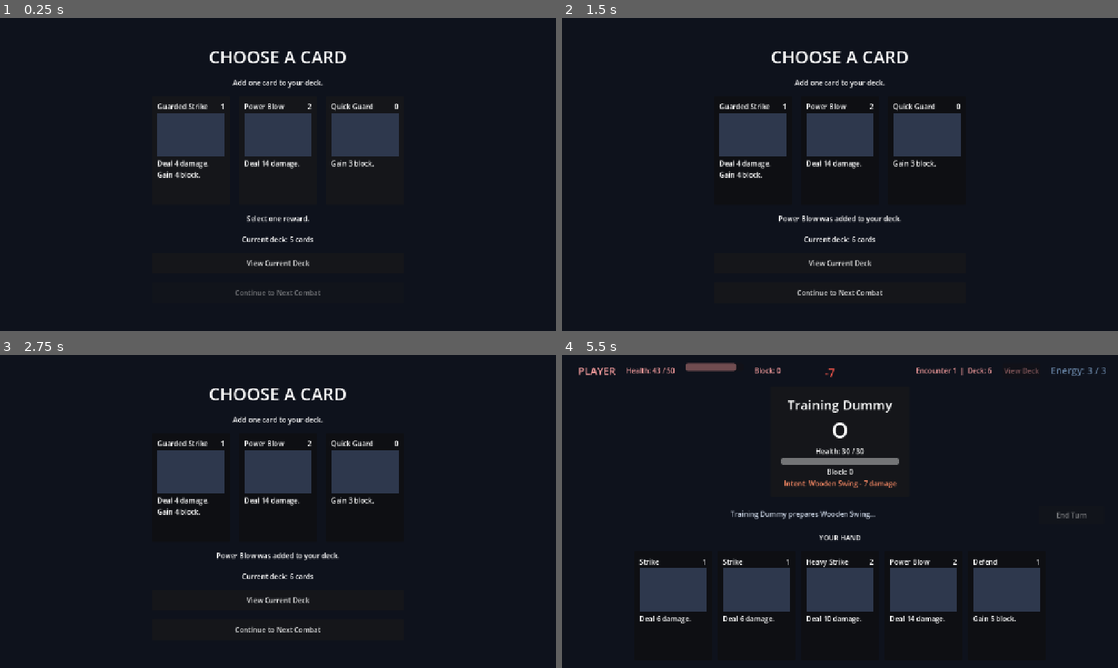
Above: before the commit, frames 1-4 (two rows, left to right).
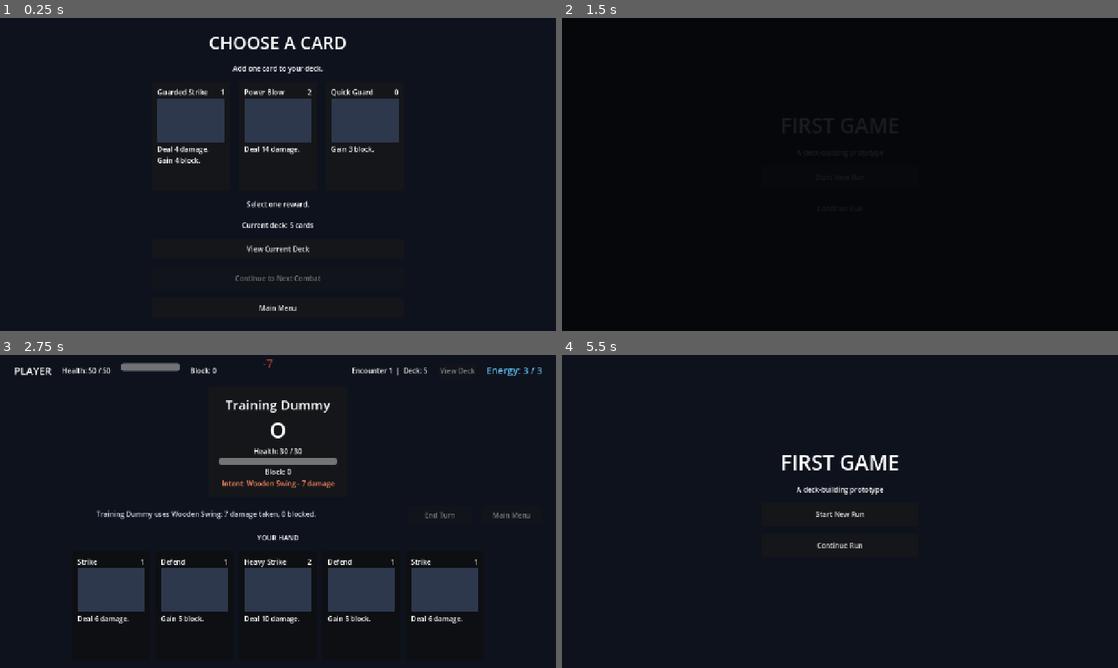
Above: after the commit, the same moments.

Repository: tucktown/gadot_first_game
Game: Godot game, scene res://screens/card_reward.tscn
Two runs of this game, one before a commit and one after it. Both use one fixed random seed, a clock stepped at 60 frames per second and the inputs below. This scene is started directly instead of the project's main scene.
Inputs (mouse positions are in pixels of both pictures, inside the frame that each line leads up to):
- Up to frame 1 (0.25 s): no input
- Up to frame 2 (1.5 s): click (840, 309) at 0.5 s, where only the run after the commit has a clickable "Main Menu"; click (840, 177) at 1.25 s, where only the run after the commit has a clickable "Start New Run"
- Up to frame 3 (2.75 s): click (439, 514) at 2 s, where only the run after the commit has a clickable "End Turn"
- Up to frame 4 (5.5 s): click (840, 630) at 2.75 s, where only the run before the commit has a clickable "Continue to Next Combat"; click "End Turn" at 3.5 s; move the mouse to (962, 495) at 4.27 s; click (1073, 514) at 5 s, where only the run after the commit has a clickable "Main Menu"

The runs differ from the first frame. In frame 1, 6.6% of the frame differs, in the area x 28-72%, y 6-94%; in frame 2, 7.4%; in frame 3, 18%, in the area x 2-98%, y 1-89%; in frame 4, 13%.

Commit message:
Add save and continue support

Diff:
--- a/combat/combat_screen.gd
+++ b/combat/combat_screen.gd
@@ -20,6 +20,7 @@
 @onready var hand_container: HBoxContainer = %Hand
 @onready var end_turn_button: Button = %EndTurnButton
 @onready var view_deck_button: Button = %ViewDeckButton
+@onready var main_menu_button: Button = %MainMenuButton
 @onready var result_overlay: Control = %ResultOverlay
 @onready var result_title: Label = %ResultTitle
 @onready var result_action_button: Button = %ResultActionButton
@@ -64,6 +65,7 @@
 	enemy_intent_label.text = _get_intent_text(enemy.get_move(state.enemy_turn_index))
 	end_turn_button.disabled = input_locked or state.phase != CombatState.Phase.PLAYER_TURN
 	view_deck_button.disabled = input_locked
+	main_menu_button.disabled = input_locked
 	result_overlay.visible = state.phase in [CombatState.Phase.WON, CombatState.Phase.LOST]
 	if state.phase == CombatState.Phase.WON:
 		result_title.text = "VICTORY"
@@ -150,6 +152,7 @@
 		_spawn_floating_value("+%d BLOCK" % result.enemy_block_gained, enemy_panel, Color(0.35, 0.75, 1.0))
 
 	if state.phase == CombatState.Phase.LOST:
+		RunState.clear_saved_run()
 		message_label.text = "%s uses %s. You were defeated." % [
 			enemy.display_name,
 			result.move_name,
@@ -187,6 +190,11 @@
 	SceneTransition.transition_to("res://screens/main.tscn")
 
 
+func _on_main_menu_button_pressed() -> void:
+	if not input_locked:
+		SceneTransition.transition_to("res://screens/main.tscn")
+
+
 func _on_view_deck_button_pressed() -> void:
 	if input_locked or get_node_or_null("DeckViewer"):
 		return
@@ -215,6 +223,7 @@
 	input_locked = locked
 	end_turn_button.disabled = locked or state.phase != CombatState.Phase.PLAYER_TURN
 	view_deck_button.disabled = locked
+	main_menu_button.disabled = locked
 	for child in hand_container.get_children():
 		if child is CardView:
 			child.set_playable(not locked and state.can_play(child.card))
--- a/combat/combat_screen.tscn
+++ b/combat/combat_screen.tscn
@@ -167,6 +167,13 @@
 mouse_default_cursor_shape = 2
 text = "End Turn"
 
+[node name="MainMenuButton" type="Button" parent="PageMargin/Layout/ActionBar"]
+unique_name_in_owner = true
+custom_minimum_size = Vector2(140, 42)
+layout_mode = 2
+mouse_default_cursor_shape = 2
+text = "Main Menu"
+
 [node name="HandHeading" type="Label" parent="PageMargin/Layout"]
 layout_mode = 2
 text = "YOUR HAND"
@@ -241,6 +248,7 @@
 text = "Return to Title"
 
 [connection signal="pressed" from="PageMargin/Layout/ActionBar/EndTurnButton" to="." method="_on_end_turn_button_pressed"]
+[connection signal="pressed" from="PageMargin/Layout/ActionBar/MainMenuButton" to="." method="_on_main_menu_button_pressed"]
 [connection signal="pressed" from="PageMargin/Layout/StatusBar/ViewDeckButton" to="." method="_on_view_deck_button_pressed"]
 [connection signal="pressed" from="ResultOverlay/Center/Panel/Margin/Content/ResultActionButton" to="." method="_on_result_action_button_pressed"]
 [connection signal="pressed" from="ResultOverlay/Center/Panel/Margin/Content/TitleButton" to="." method="_on_title_button_pressed"]
--- a/screens/card_reward.gd
+++ b/screens/card_reward.gd
@@ -44,6 +44,10 @@
 		SceneTransition.transition_to("res://combat/combat_screen.tscn")
 
 
+func _on_main_menu_button_pressed() -> void:
+	SceneTransition.transition_to("res://screens/main.tscn")
+
+
 func _on_view_deck_button_pressed() -> void:
 	if get_node_or_null("DeckViewer"):
 		return
--- a/screens/card_reward.tscn
+++ b/screens/card_reward.tscn
@@ -79,5 +79,12 @@
 disabled = true
 text = "Continue to Next Combat"
 
+[node name="MainMenuButton" type="Button" parent="Center/Content"]
+custom_minimum_size = Vector2(240, 46)
+layout_mode = 2
+mouse_default_cursor_shape = 2
+text = "Main Menu"
+
 [connection signal="pressed" from="Center/Content/ContinueButton" to="." method="_on_continue_button_pressed"]
+[connection signal="pressed" from="Center/Content/MainMenuButton" to="." method="_on_main_menu_button_pressed"]
 [connection signal="pressed" from="Center/Content/ViewDeckButton" to="." method="_on_view_deck_button_pressed"]
--- a/screens/main.gd
+++ b/screens/main.gd
@@ -1,6 +1,21 @@
 extends Control
+
+@onready var continue_button: Button = %ContinueButton
+@onready var status_label: Label = %StatusLabel
+
+
+func _ready() -> void:
+	continue_button.visible = RunState.has_saved_run()
 
 
 func _on_start_pressed() -> void:
 	RunState.start_new_run()
 	SceneTransition.transition_to("res://combat/combat_screen.tscn")
+
+
+func _on_continue_pressed() -> void:
+	if RunState.load_saved_run():
+		SceneTransition.transition_to(RunState.get_resume_scene())
+		return
+	status_label.text = "The saved run could not be loaded and was removed."
+	continue_button.visible = false
--- a/screens/main.tscn
+++ b/screens/main.tscn
@@ -48,6 +48,22 @@
 [node name="Start" type="Button" parent="Center/Menu"]
 custom_minimum_size = Vector2(240, 54)
 layout_mode = 2
-text = "Start Prototype"
+mouse_default_cursor_shape = 2
+text = "Start New Run"
+
+[node name="ContinueButton" type="Button" parent="Center/Menu"]
+unique_name_in_owner = true
+custom_minimum_size = Vector2(240, 54)
+layout_mode = 2
+mouse_default_cursor_shape = 2
+text = "Continue Run"
+
+[node name="StatusLabel" type="Label" parent="Center/Menu"]
+unique_name_in_owner = true
+custom_minimum_size = Vector2(360, 24)
+layout_mode = 2
+theme_override_colors/font_color = Color(1, 0.55, 0.4, 1)
+horizontal_alignment = 1
 
 [connection signal="pressed" from="Center/Menu/Start" to="." method="_on_start_pressed"]
+[connection signal="pressed" from="Center/Menu/ContinueButton" to="." method="_on_continue_pressed"]
--- a/systems/run_state.gd
+++ b/systems/run_state.gd
@@ -1,24 +1,38 @@
 extends Node
 
+const SAVE_VERSION := 1
 const STRIKE_CARD := preload("res://cards/definitions/strike.tres")
 const DEFEND_CARD := preload("res://cards/definitions/defend.tres")
 const HEAVY_STRIKE_CARD := preload("res://cards/definitions/heavy_strike.tres")
+const GUARDED_STRIKE_CARD := preload("res://cards/definitions/guarded_strike.tres")
+const POWER_BLOW_CARD := preload("res://cards/definitions/power_blow.tres")
+const QUICK_GUARD_CARD := preload("res://cards/definitions/quick_guard.tres")
 const TRAINING_DUMMY := preload("res://enemies/definitions/training_dummy.tres")
 const RAIDER := preload("res://enemies/definitions/raider.tres")
 const GUARDIAN := preload("res://enemies/definitions/guardian.tres")
 const ENCOUNTERS: Array[EnemyData] = [TRAINING_DUMMY, RAIDER, GUARDIAN]
+const CARD_CATALOG := {
+	&"strike": STRIKE_CARD,
+	&"defend": DEFEND_CARD,
+	&"heavy_strike": HEAVY_STRIKE_CARD,
+	&"guarded_strike": GUARDED_STRIKE_CARD,
+	&"power_blow": POWER_BLOW_CARD,
+	&"quick_guard": QUICK_GUARD_CARD,
+}
 
 var max_health: int = 50
 var current_health: int = 50
 var encounter_number: int = 1
 var deck: Array[CardData] = []
 var run_complete := false
+var awaiting_reward := false
 
 
 func start_new_run() -> void:
 	current_health = max_health
 	encounter_number = 1
 	run_complete = false
+	awaiting_reward = false
 	deck = [
 		STRIKE_CARD,
 		STRIKE_CARD,
@@ -26,6 +40,7 @@
 		DEFEND_CARD,
 		HEAVY_STRIKE_CARD,
 	]
+	save_run()
 
 
 func ensure_run_started() -> void:
@@ -37,12 +52,17 @@
 	current_health = clampi(remaining_health, 0, max_health)
 	if encounter_number >= ENCOUNTERS.size():
 		run_complete = true
+		clear_saved_run()
 	else:
 		encounter_number += 1
+		awaiting_reward = true
+		save_run()
 
 
 func add_card(card: CardData) -> void:
 	deck.append(card)
+	awaiting_reward = false
+	save_run()
 
 
 func get_current_enemy() -> EnemyData:
@@ -52,3 +72,69 @@
 
 func is_final_encounter() -> bool:
 	return encounter_number >= ENCOUNTERS.size()
+
+
+func has_saved_run() -> bool:
+	return SaveManager.has_run()
+
+
+func get_resume_scene() -> String:
+	return "res://screens/card_reward.tscn" if awaiting_reward else "res://combat/combat_screen.tscn"
+
+
+func save_run() -> bool:
+	var card_ids: Array[String] = []
+	for card in deck:
+		card_ids.append(String(card.id))
+
+	var save_data := {
+		"version": SAVE_VERSION,
+		"current_health": current_health,
+		"encounter_number": encounter_number,
+		"awaiting_reward": awaiting_reward,
+		"deck": card_ids,
+	}
+	var error := SaveManager.save_run(save_data)
+	if error != OK:
+		push_error("Could not save run (error %d)." % error)
+		return false
+	return true
+
+
+func load_saved_run() -> bool:
+	var save_data := SaveManager.load_run()
+	if save_data.is_empty() or int(save_data.get("version", -1)) != SAVE_VERSION:
+		clear_saved_run()
+		return false
+
+	var saved_card_ids: Variant = save_data.get("deck", [])
+	if not saved_card_ids is Array or saved_card_ids.is_empty():
+		clear_saved_run()
+		return false
+
+	var loaded_deck: Array[CardData] = []
+	for saved_id in saved_card_ids:
+		var card_id := StringName(str(saved_id))
+		if not CARD_CATALOG.has(card_id):
+			clear_saved_run()
+			return false
+		loaded_deck.append(CARD_CATALOG[card_id])
+
+	var saved_health := int(save_data.get("current_health", 0))
+	var saved_encounter := int(save_data.get("encounter_number", 0))
+	if saved_health <= 0 or saved_encounter < 1 or saved_encounter > ENCOUNTERS.size():
+		clear_saved_run()
+		return false
+
+	current_health = clampi(saved_health, 1, max_health)
+	encounter_number = saved_encounter
+	awaiting_reward = bool(save_data.get("awaiting_reward", false))
+	deck = loaded_deck
+	run_complete = false
+	return true
+
+
+func clear_saved_run() -> void:
+	var error := SaveManager.delete_run()
+	if error != OK:
+		push_error("Could not delete saved run (error %d)." % error)
--- a/systems/save_manager.gd
+++ b/systems/save_manager.gd
@@ -2,6 +2,10 @@
 extends RefCounted
 
 const SAVE_PATH := "user://run.json"
+
+
+static func has_run() -> bool:
+	return FileAccess.file_exists(SAVE_PATH)
 
 
 static func save_run(run_data: Dictionary) -> Error:
@@ -20,3 +24,9 @@
 		return {}
 	var parsed: Variant = JSON.parse_string(file.get_as_text())
 	return parsed if parsed is Dictionary else {}
+
+
+static func delete_run() -> Error:
+	if not has_run():
+		return OK
+	return DirAccess.remove_absolute(ProjectSettings.globalize_path(SAVE_PATH))
Not shown, added: systems/scene_transition.gd.uid
Not shown, changed: README.md
